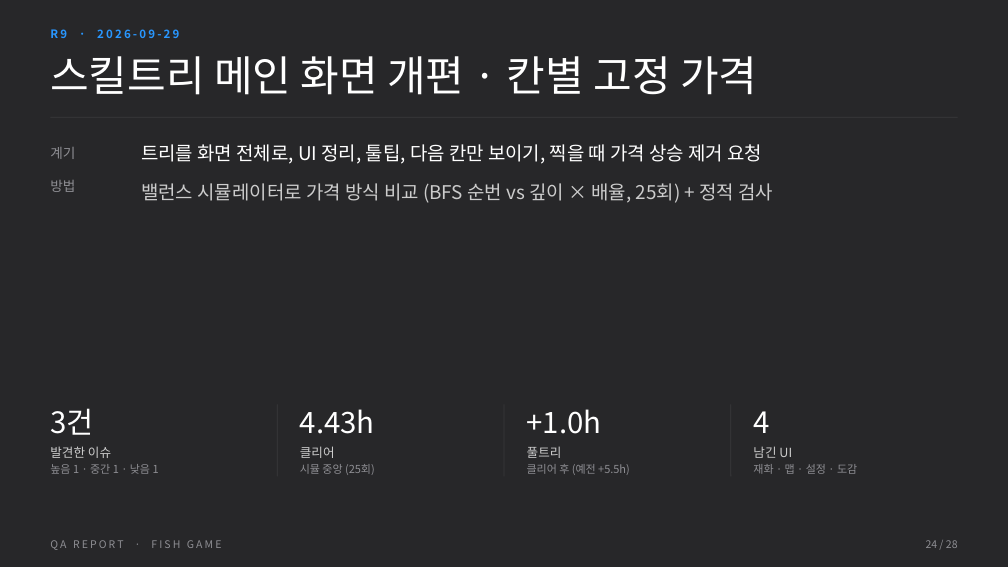
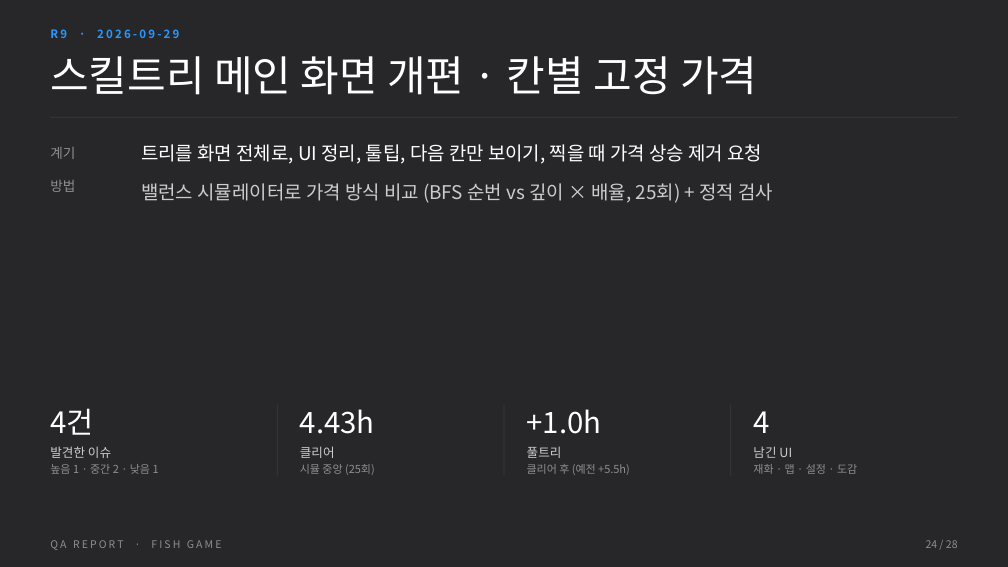
Before and after one commit to BSH0401/fishing, a slide deck: slide 24 of Docs/QA/물고기게임_QA리포트.pptx. Drawn at 1008x567 pixels with LibreOffice and Linux fonts; fonts in the diff are those of the drawing. Boxes give left, top, right and bottom in pixels: in the first picture for what was removed or moved away, otherwise in the second. Text is boxed around its words. In the diff, an @@ line names an element or a change of style, - is before the commit and + after.

```diff
--- a/Docs/QA/물고기게임_QA리포트.pptx
+++ b/Docs/QA/물고기게임_QA리포트.pptx
@@ text at [50,408,93,435]: text changed @@
-3건
+4건
@@ text at [50,464,159,474]: text changed @@
-높음 1 · 중간 1 · 낮음 1
+높음 1 · 중간 2 · 낮음 1
```
Also in this commit, not shown: 4 other slides changed, 13 other files.
